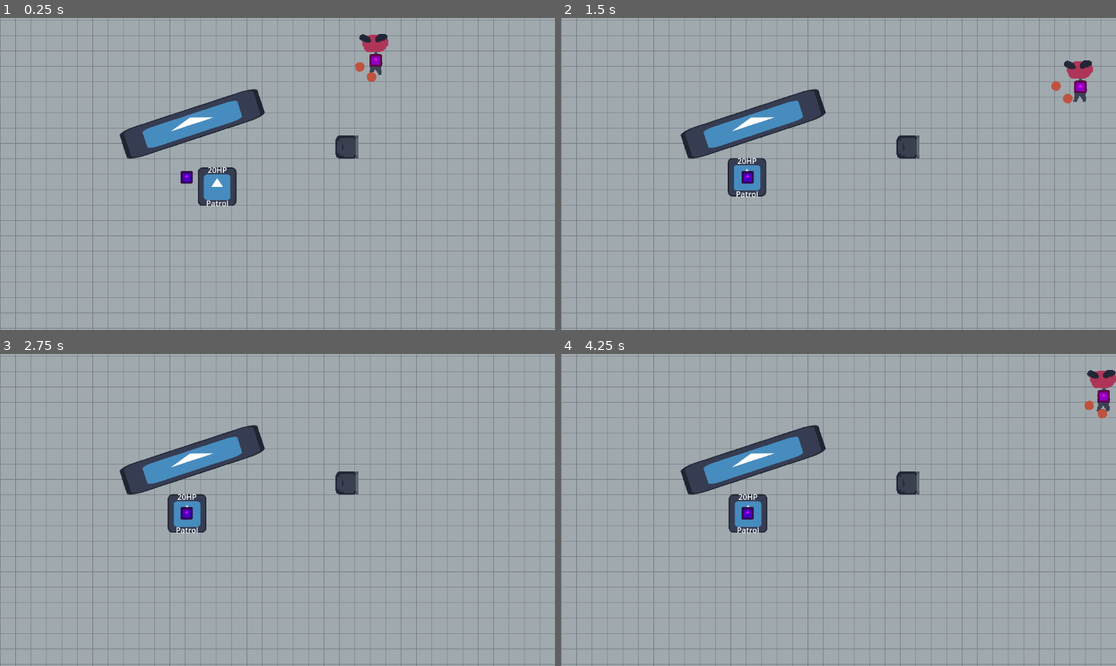
Above: before the commit, frames 1-4 (two rows, left to right).
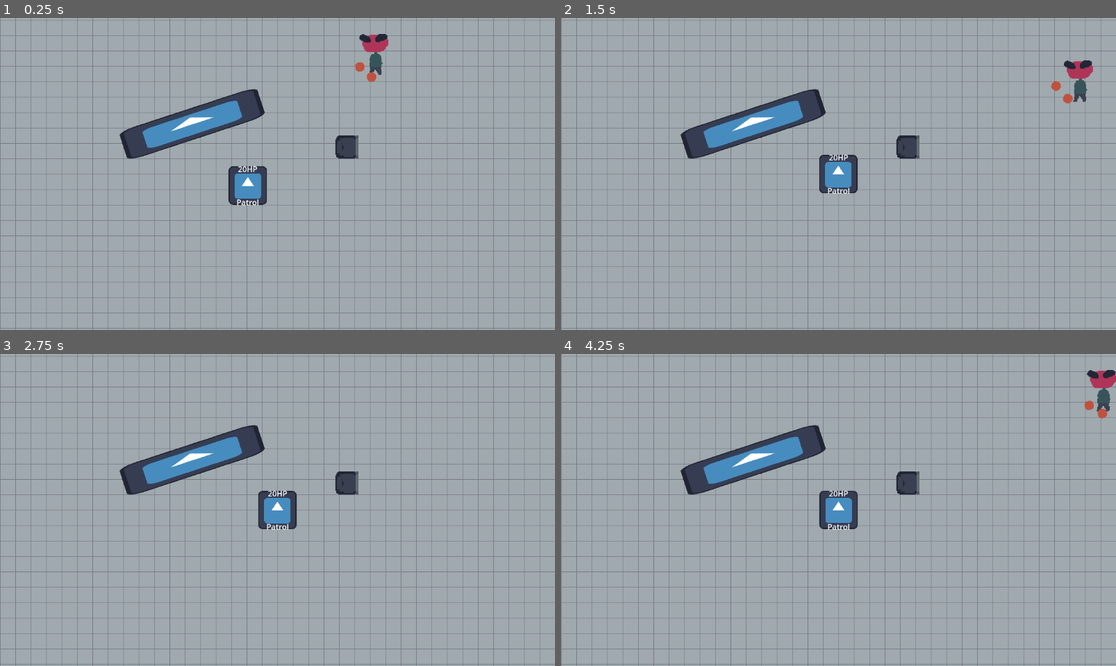
Above: after the commit, the same moments.

Repository: artemvandalovski/Salty-John
Game: Godot game, scene res://levels/office.tscn
Same seed, same stepped clock (60 frames per second), same inputs: the game is played once before the commit and once after it. The engine's default icon, where the game draws it, is replaced by a stand-in: a white triangle on a blue panel in a dark square.
Inputs (mouse positions are in pixels of both pictures, inside the frame that each line leads up to):
- Up to frame 1 (0.25 s): no input
- Up to frame 2 (1.5 s): move the mouse to (960, 158) at 0.52 s; hold D (right) 0.53-1.28 s; click (960, 158) at 0.6 s; move the mouse to (727, 189) at 1.27 s; hold S (down) from 1.28 s (still down); right-click (727, 189) at 1.35 s
- Up to frame 3 (2.75 s): move the mouse to (333, 441) at 2.02 s; release S (down) at 2.03 s; hold D (right) from 2.03 s (still down); click (333, 441) at 2.1 s
- Up to frame 4 (4.25 s): move the mouse to (810, 572) at 2.77 s; release D (right) at 2.78 s; hold W (up) 2.78-3.53 s; right-click (810, 572) at 2.85 s; move the mouse to (1005, 556) at 3.52 s; hold A (left) from 3.53 s (still down); click (1005, 556) at 3.6 s

The runs differ from the first frame. In frame 1, 1.6% of the frame differs, in the area x 32-69%, y 11-61%; in frame 2, 1.8%, in the area x 30-95%, y 20-58%; in frame 3, 1.7%; in frame 4, 1.8%.
Error after the commit: Invalid access to property or key 'target' on a base object of type 'CharacterBody2D (Enemy)'. (res://common/states/patrol.gd:24)

Commit message:
refactor context steering

Diff:
--- a/common/states/chase.gd
+++ b/common/states/chase.gd
@@ -5,5 +5,8 @@
 
 @onready var context_steerer = $"../../ContextSteerer"
 
+func enter():
+	owner.target = Global.player
+
 func process(delta):
 	owner.direction = context_steerer.calc_steering()
--- a/common/states/patrol.gd
+++ b/common/states/patrol.gd
@@ -10,13 +10,6 @@
 	marker = Marker2D.new()
 	add_child(marker)
 	marker.top_level = true
-
-	# Visible
-	var sp = Sprite2D.new()
-	sp.texture = load("res://icon.svg")
-	sp.scale *= 0.2
-	sp.modulate = Color(1.0, 0.0, 1.0, 1.0)
-	marker.add_child(sp)
 
 	update_marker_position()
 
--- a/enemies/breadcrumb_component.gd
+++ /dev/null
@@ -1,43 +0,0 @@
-class_name BreadcrumbComponent
-extends RayCast2D
-
-signal breadcrumb_hit
-
-@export var target_radius: float = 10.0
-
-var marker: Marker2D
-
-func _enter_tree():
-	collision_mask = 0b1 # Only collide with the world. REMOVE?
-
-	marker = Marker2D.new()
-	add_child(marker)
-	marker.top_level = true
-	owner.target = marker
-
-	# Visible
-	var sp = Sprite2D.new()
-	sp.texture = load("res://icon.svg")
-	sp.scale *= 0.2
-	sp.modulate = Color(2.0, 0.0, 1.0, 1.0)
-	marker.add_child(sp)
-
-
-func _physics_process(_delta: float):
-	var player_pos: Vector2 = Global.player.global_position
-	update_marker(player_pos)
-
-
-func update_marker(target_pos: Vector2):
-	#const WIGGLE_AMOUNT: float = 8.0
-	#target_pos.x += randf_range(-1.0, 1.0) * WIGGLE_AMOUNT
-	#target_pos.y += randf_range(-1.0, 1.0) * WIGGLE_AMOUNT
-
-	target_position = target_pos - global_position
-
-	if is_colliding():
-		if owner.global_position.distance_to(marker.global_position) < target_radius:
-			breadcrumb_hit.emit()
-		return
-
-	marker.position = target_pos
--- a/enemies/context_steering.gd
+++ b/enemies/context_steerer.gd
@@ -7,13 +7,8 @@
 
 @onready var target = owner.target
 
-var player_spotted = false
 
 func _ready():
-	generate_raycasts()
-
-
-func generate_raycasts():
 	var angle_step: float = TAU / num_rays
 
 	for i in num_rays:
@@ -24,6 +19,7 @@
 		ray.collision_mask = 5
 		ray.set_target_position(direction)
 		add_child(ray)
+
 
 func calc_steering() -> Vector2:
 	var result = Vector2.ZERO
--- a/enemies/enemy.gd
+++ b/enemies/enemy.gd
@@ -7,13 +7,14 @@
 @export var health := 3
 @export var mass := 1
 
-@onready var health_label = $Health
 @onready var context_steerer = $ContextSteerer
 @onready var state_machine = $StateMachine
 
-var target = Global.player
+@onready var health_label = $Health
 
+#var target = Global.player
 var direction: Vector2
+
 
 func _ready():
 	update_label()
@@ -22,6 +23,7 @@
 	velocity += direction * SPEED
 	velocity *= FRICTION
 	move_and_slide()
+
 
 func take_damage(dmg: int):
 	health -= dmg
--- a/enemies/enemy.tscn
+++ b/enemies/enemy.tscn
@@ -1,12 +1,12 @@
 [gd_scene load_steps=8 format=3 uid="uid://beoii3j7408qg"]
 
 [ext_resource type="Script" path="res://enemies/enemy.gd" id="1_qbslc"]
-[ext_resource type="Script" path="res://enemies/context_steering.gd" id="2_258u8"]
+[ext_resource type="Script" path="res://enemies/context_steerer.gd" id="2_258u8"]
 [ext_resource type="Script" path="res://common/states/state_machine.gd" id="3_7i88a"]
 [ext_resource type="Script" path="res://common/states/idle.gd" id="3_d556j"]
 [ext_resource type="Script" path="res://common/states/patrol.gd" id="4_3msc3"]
 [ext_resource type="Script" path="res://common/states/chase.gd" id="4_31qif"]
-[ext_resource type="Script" path="res://enemies/breadcrumb_component.gd" id="5_w3oej"]
+[ext_resource type="Script" path="res://enemies/target_tracker.gd" id="5_w3oej"]
 
 [node name="Enemy" type="CharacterBody2D" groups=["Enemies"]]
 collision_layer = 4
@@ -28,8 +28,12 @@
 [node name="ContextSteerer" type="Node2D" parent="."]
 script = ExtResource("2_258u8")
 
-[node name="BreadcrumbComponent" type="RayCast2D" parent="."]
+[node name="TargetTracker" type="RayCast2D" parent="." node_paths=PackedStringArray("target")]
 script = ExtResource("5_w3oej")
+target = NodePath("../Target")
+
+[node name="Target" type="Marker2D" parent="."]
+top_level = true
 
 [node name="Health" type="Label" parent="."]
 anchors_preset = 7
@@ -59,4 +63,4 @@
 text = "Idle"
 horizontal_alignment = 1
 
-[connection signal="breadcrumb_hit" from="BreadcrumbComponent" to="." method="_on_breadcrumb_component_breadcrumb_hit"]
+[connection signal="breadcrumb_hit" from="TargetTracker" to="." method="_on_breadcrumb_component_breadcrumb_hit"]
--- /dev/null
+++ b/enemies/target_tracker.gd
@@ -0,0 +1,41 @@
+class_name TargetTracker
+extends RayCast2D
+
+signal breadcrumb_hit
+
+@export var target: Marker2D
+@export var target_radius: float = 10.0
+@export var visible_target: bool = false
+
+var target_on_sight: bool = false
+
+
+func _ready():
+	assert(target != null, "Please set the target node")
+
+	if visible_target:
+		var sp = Sprite2D.new()
+		sp.texture = load("res://icon.svg")
+		sp.modulate = Color(2.0, 0.0, 1.0, 1.0)
+		target.add_child(sp)
+
+
+func _physics_process(_delta: float):
+	var player_pos: Vector2 = Global.player.global_position
+	#update_marker(player_pos)
+
+
+#func update_marker(target_pos: Vector2):
+	#const WIGGLE_AMOUNT: float = 8.0
+	#target_pos.x += randf_range(-1.0, 1.0) * WIGGLE_AMOUNT
+	#target_pos.y += randf_range(-1.0, 1.0) * WIGGLE_AMOUNT
+	#
+	#target_position = target_pos - global_position
+	#
+	#if is_colliding():
+		#if owner.global_position.distance_to(marker.global_position) < target_radius:
+			#breadcrumb_hit.emit()
+		#return
+	#
+	#marker.position = target_pos
+#
Not shown, added: notes.md
